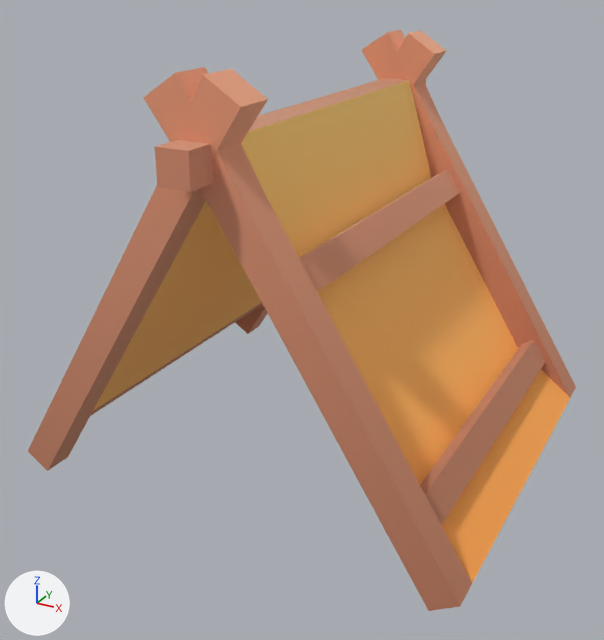
An edit to the glTF model public/assets/models/objects/tent.glb, drawn before and after from the same camera.
Camera for both pictures: a camera (50 mm lens) standing at (2.1, -4.05, 2.75) and looking at (-0.02, -0.2, 0.82). Arrows for +X, +Y and +Z are at lower left; the lights stay in place. The picture after the commit comes second. Where no turn or scale is listed for an object, it has been applied to the vertices. Vertices at exactly the same position are counted once.

Objects in the first picture: 'tent-canvas'.
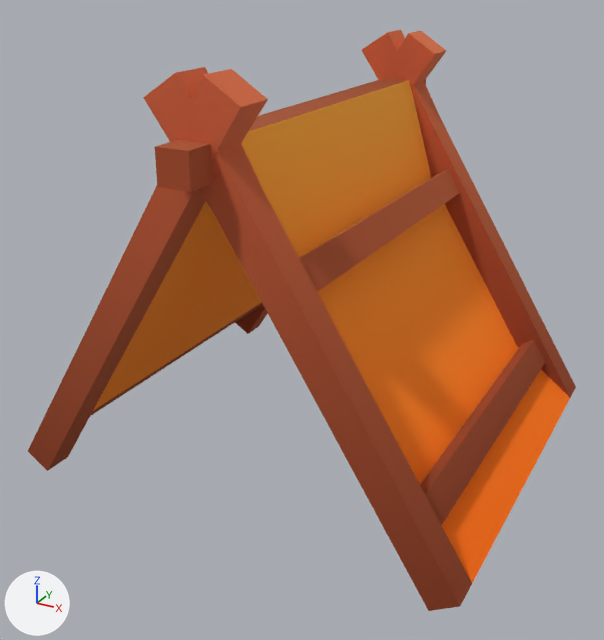
What differs and where, as boxes [x1, y1, x2, y2] in the pictures (604 x 640 px):
```json
{"part": 1, "of": "me_tent_canvas", "change": "recoloured", "before": [28, 30, 576, 611], "after": [28, 30, 576, 611], "on screen": "darker"}
```

Scene script edits in JSON lines:
```json
{"block": "me_tent_canvas", "where": "me_tent_canvas.from_pydata(...)  # 100 vertices, 136 faces; spans x -1.31..1.31, y -1.31..1.31, z -1.15..1.15"}
{"block": "me_tent_canvas", "where": "# used by ob_tent_canvas; location = (0.0, -0.026, 1.15)"}
{"block": "me_tent_canvas", "change": "me_tent_canvas part 1: 136 faces centred in x -1.27..1.27, y -1.31..1.31, z -1.12..1.11 are repainted in the vertex colours; the middle colour goes from beige #eebe9f to orange #d78155"}
```
